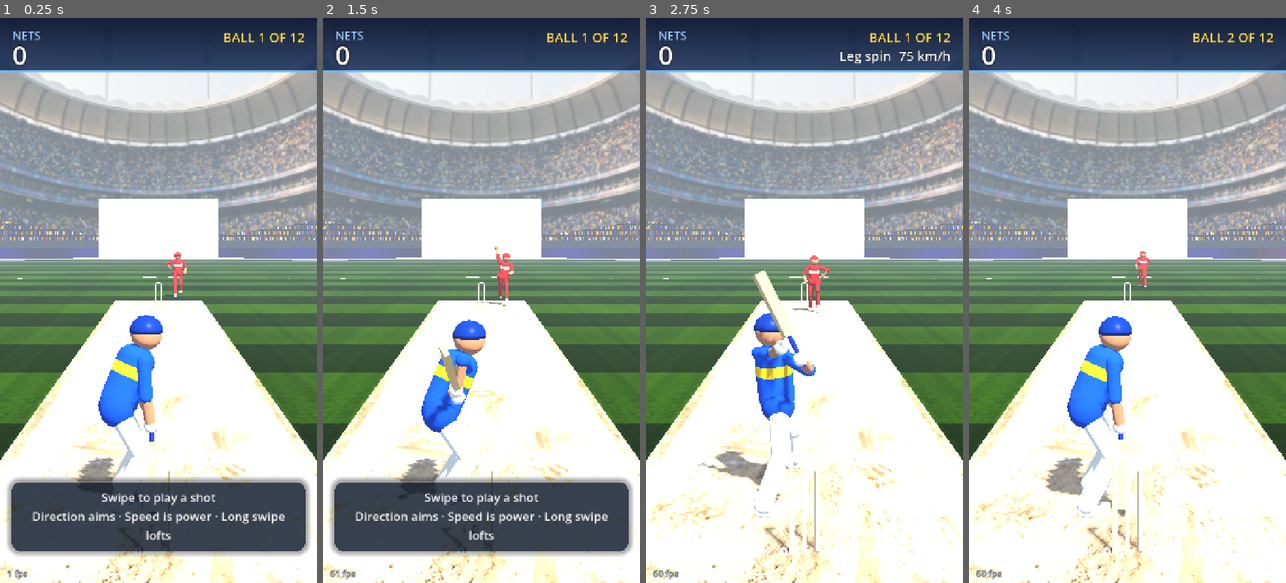
Above: before the commit, frames 1-4 (left to right).
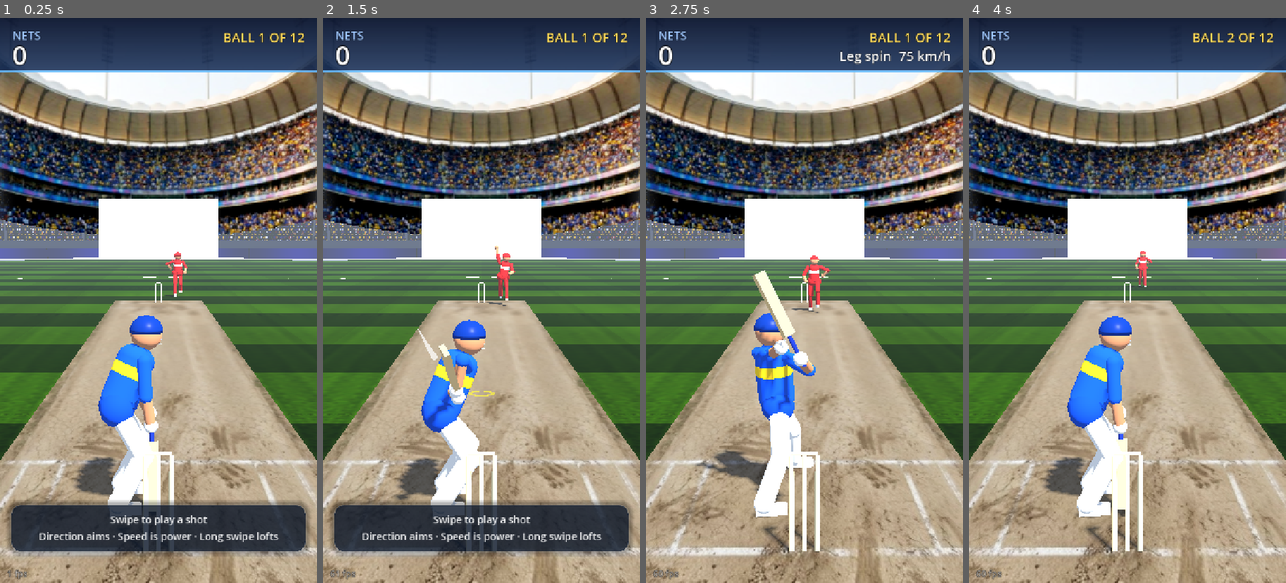
Above: after the commit, the same moments.

Repository: sharuque-dotcom/swipe-cricket
Game: Godot game, scene res://game/nets.tscn
The game is run twice, just before and just after one commit, with the same random seed, the same clock (stepped at 60 frames per second) and the same inputs.
Inputs (mouse positions are in pixels of both pictures, inside the frame that each line leads up to):
- Up to frame 1 (0.25 s): no input
- Up to frame 2 (1.5 s): move the mouse to (551, 272) at 0.52 s; click (551, 272) at 0.67 s; drag from (418, 328) to (465, 413) at 1.27 s
- Up to frame 3 (2.75 s): move the mouse to (836, 176) at 2.02 s; click (836, 176) at 2.17 s
- Up to frame 4 (4 s): drag from (1111, 413) to (1032, 215) at 2.77 s; move the mouse to (1222, 385) at 3.52 s; click (1222, 385) at 3.67 s

The runs differ from the first frame. In frame 1, 55% of the frame differs, in the area x 0-100%, y 9-100%; in frame 2, 56%; in frame 3, 61%; in frame 4, 60%.

Commit message:
Visual upgrade: tune after rendering
- Pitch photo scaled to a real clay albedo (it was blowing out).
- Backdrop skips the haze and gets its contrast and colour back.
- Built-in crowd: smaller cells and softer colours so close-ups read as people.
- Less haze overall; hint text fits on two lines.
- Godot's generated texture import files and shader uids.

Co-Authored-By: Claude Opus 5.5 <noreply@anthropic.com>
Claude-Session: https://claude.ai/code/session_01WnQ5C5rW3sDJuLe8XdANTq

Diff:
--- a/ui/hud.gd
+++ b/ui/hud.gd
@@ -92,7 +92,7 @@
 	_hint = Label.new()
 	_hint.horizontal_alignment = HORIZONTAL_ALIGNMENT_CENTER
 	_hint.autowrap_mode = TextServer.AUTOWRAP_WORD_SMART
-	_hint.add_theme_font_size_override("font_size", 27)
+	_hint.add_theme_font_size_override("font_size", 23)
 	_hint.add_theme_color_override("font_color", Color(1, 1, 1, 0.95))
 	_hint.add_theme_constant_override("line_spacing", 6)
 	_hint.mouse_filter = Control.MOUSE_FILTER_IGNORE
--- a/world/backdrop.gdshader
+++ b/world/backdrop.gdshader
@@ -1,5 +1,5 @@
 shader_type spatial;
-render_mode unshaded, cull_disabled, depth_draw_opaque;
+render_mode unshaded, cull_disabled, depth_draw_opaque, fog_disabled;
 // The far stand from a photo: roof, floodlights and a packed crowd, on a flat card behind the
 // boards at the bowler's end. Sides fade into the built-in stands; the top fades into the sky.
 uniform sampler2D photo : source_color, filter_linear_mipmap, repeat_disable;
@@ -12,6 +12,11 @@
 	float sides = smoothstep(0.0, side_fade, UV.x) * smoothstep(1.0, 1.0 - side_fade, UV.x);
 	// The photo's sky is pale; fade it out so the game's sky shows above the roof.
 	float sky = smoothstep(0.0, top_fade, UV.y);
-	ALBEDO = c.rgb * tint;
+	// Add back some contrast and colour the hazy photo lost.
+	vec3 rgb = c.rgb * tint;
+	float l = dot(rgb, vec3(0.299, 0.587, 0.114));
+	rgb = mix(vec3(l), rgb, 1.25);
+	rgb = clamp((rgb - 0.5) * 1.18 + 0.47, 0.0, 1.0);
+	ALBEDO = rgb;
 	ALPHA = sides * sky;
 }
--- a/world/crowd.gdshader
+++ b/world/crowd.gdshader
@@ -4,8 +4,8 @@
 // a few flags, shade under the roof, and stairways. `excite` makes them jump.
 // Colours match the stadium photo at the bowler's end (mostly blue and yellow).
 uniform float excite = 0.0;
-uniform float columns = 2400.0;
-uniform float rows = 34.0;
+uniform float columns = 3800.0;
+uniform float rows = 72.0;
 uniform float roof_shade = 0.38;   // rows nearer the top than this sit in the roof's shadow
 
 float hash(vec2 p) {
@@ -52,7 +52,10 @@
 	float shade = smoothstep(roof_shade, roof_shade - 0.18, UV.y);
 	col *= mix(1.08, 0.55, shade);
 
-	ALBEDO = col * col * 1.45;
+	// Softer colours: at a distance a crowd reads as speckle, not stripes.
+	float lum = dot(col, vec3(0.299, 0.587, 0.114));
+	col = mix(vec3(lum), col, 0.7);
+	ALBEDO = col * col * 1.3;
 	ROUGHNESS = 1.0;
 	SPECULAR = 0.0;
 }
--- a/world/pitch.gdshader
+++ b/world/pitch.gdshader
@@ -14,8 +14,8 @@
 void fragment() {
 	vec2 uv = vec2((wp.x + half_width) / (2.0 * half_width), (wp.z - z_start) / (z_end - z_start));
 	vec3 col = texture(albedo_tex, uv).rgb;
-	// Lift the photo a touch so it reads as sunlit clay under the game's lighting.
-	ALBEDO = col * 1.05;
+	// The photo is pale and already lit; scale it down to a real clay albedo.
+	ALBEDO = col * 0.56;
 	ROUGHNESS = 0.95;
 	SPECULAR = 0.08;
 }
--- a/world/stadium.gd
+++ b/world/stadium.gd
@@ -43,7 +43,7 @@
 	# A little haze over the far side of the ground, like a broadcast camera sees it.
 	env.fog_enabled = true
 	env.fog_light_color = Color(0.80, 0.85, 0.90)
-	env.fog_density = 0.0025
+	env.fog_density = 0.0015
 	env.fog_sky_affect = 0.0
 	var we := WorldEnvironment.new()
 	we.environment = env
Not shown, added: world/backdrop.gdshader.uid
Not shown, added: world/pitch.gdshader.uid
Not shown, changed: world/tex/grass_detail.jpg.import
Not shown, changed: world/tex/pitch.jpg.import
Not shown, changed: world/tex/stadium.jpg.import
